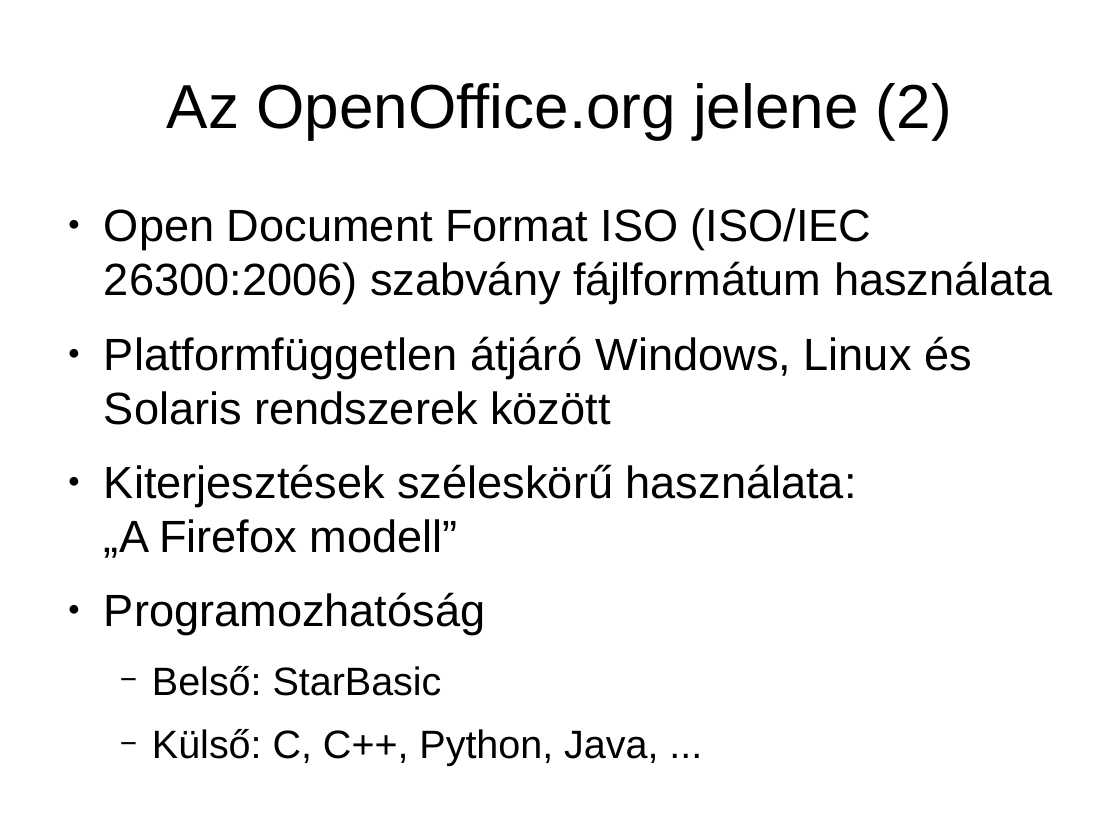
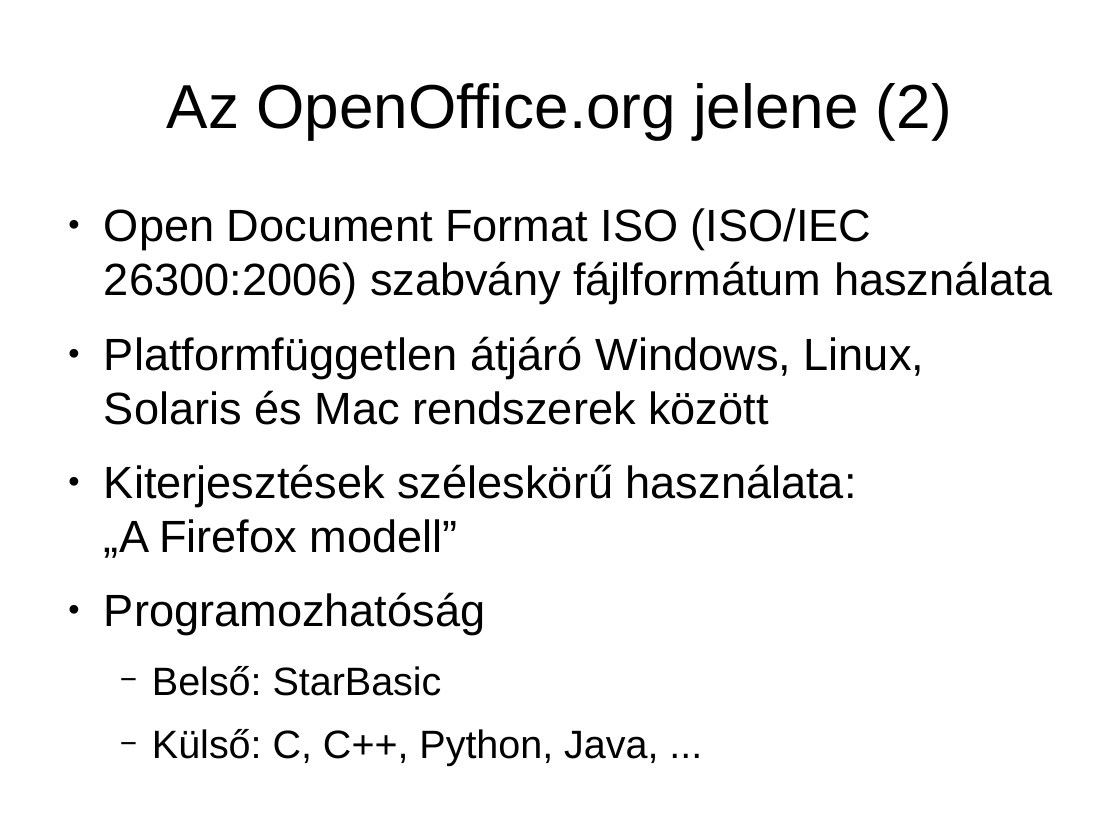
Before and after one commit to KAMI911/oxygenoffice, a slide deck: slide 5 of documents/marketing/hu/OpenOffice.org3_ujdonsagai.odp. Drawn at 1120x840 pixels with LibreOffice and Linux fonts; fonts in the diff are those of the drawing. Boxes give left, top, right and bottom in pixels: in the first picture for what was removed or moved away, otherwise in the second. Text is boxed around its words. In the diff, an @@ line names an element or a change of style, - is before the commit and + after.

```diff
--- a/documents/marketing/hu/OpenOffice.org3_ujdonsagai.odp
+++ b/documents/marketing/hu/OpenOffice.org3_ujdonsagai.odp
@@ text at (x1=104, y1=336, x2=924, y2=425): text changed @@
-● Platformfüggetlen átjáró Windows, Linux és Solaris rendszerek között
+● Platformfüggetlen átjáró Windows, Linux, Solaris és Mac rendszerek között
```
Also in this commit, not shown: 7 other slides changed, 2 slides added.
